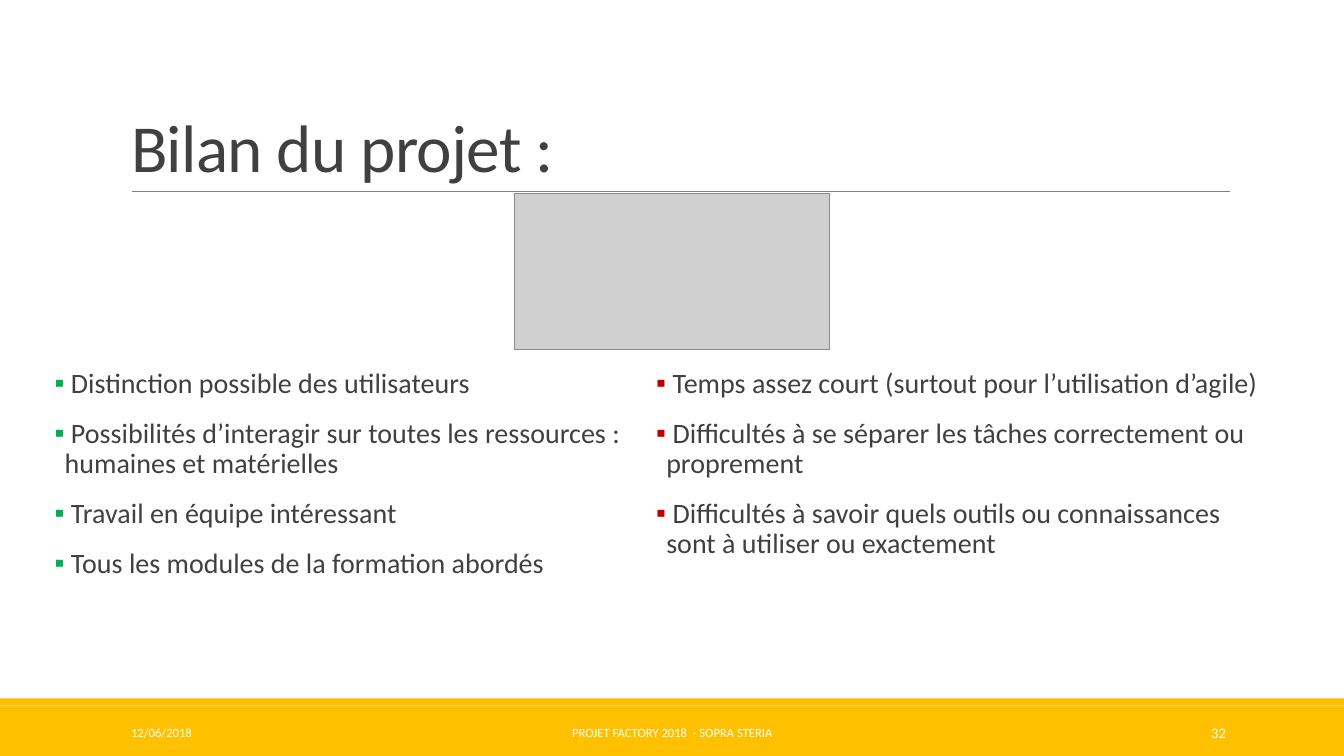
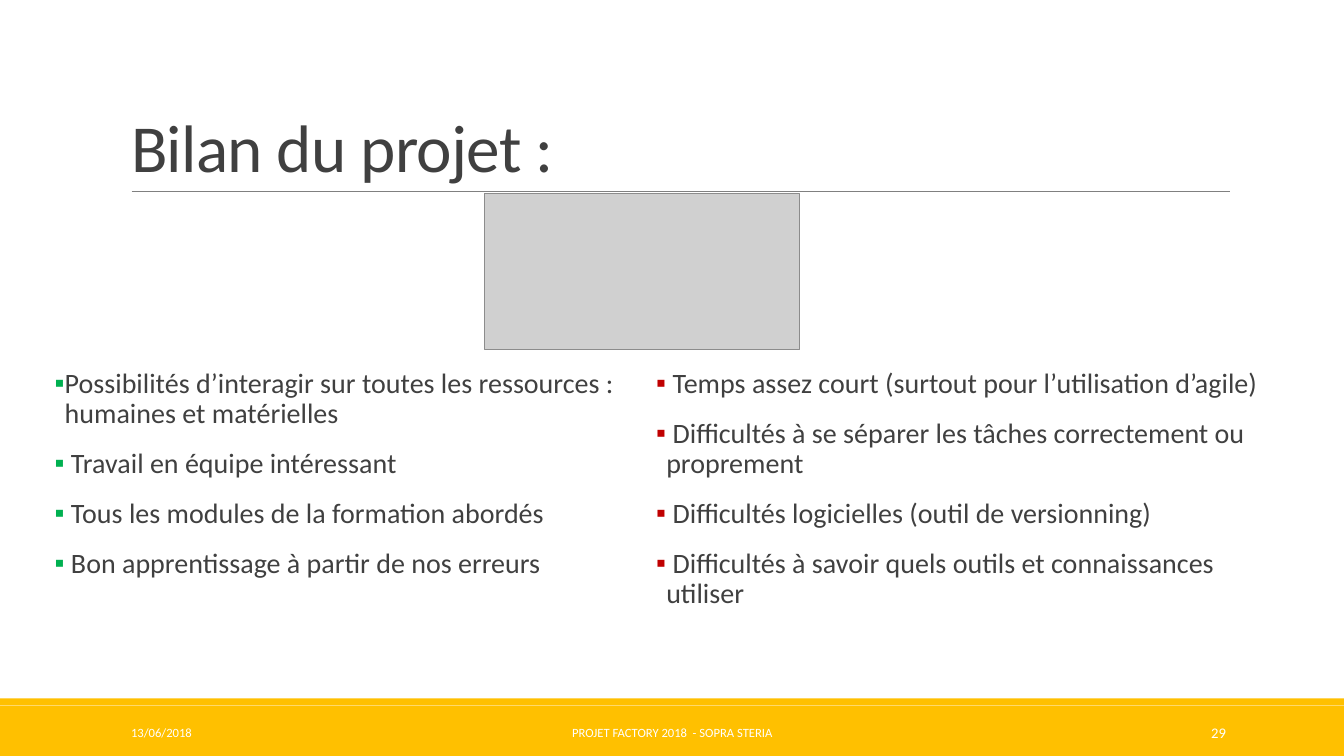
Before and after one commit to Pweting/ProjetFinalAAA, a slide deck: slide 29 of ProjetFinalAAA-Factory.pptx (slide 32 before the commit). Drawn at 1344x756 pixels with LibreOffice and Linux fonts; fonts in the diff are those of the drawing; grey boxes stand for pictures. Boxes give left, top, right and bottom in pixels: in the first picture for what was removed or moved away, otherwise in the second. Text is boxed around its words. In the diff, an @@ line names an element or a change of style, - is before the commit and + after.

Commit message:
Powerpoint corrigé ! et page accueil image

```diff
--- a/ProjetFinalAAA-Factory.pptx
+++ b/ProjetFinalAAA-Factory.pptx
@@ picture: place and size @@
-picture at [515, 194, 830, 349]
+picture at [484, 194, 799, 349]
@@ text at [71, 373, 469, 398]: paragraph removed @@
-▪ Distinction possible des utilisateurs
@@ text at [666, 503, 1214, 603]: text changed @@
-▪ Difficultés à savoir quels outils ou connaissances sont à utiliser ou exactement
+▪ Difficultés logicielles (outil de versionning)
+▪ Difficultés à savoir quels outils et connaissances utiliser
@@ text at [71, 553, 540, 578]: paragraph added @@
+▪ Bon apprentissage à partir de nos erreurs
@@ text at [131, 728, 192, 738]: text changed @@
-12/06/2018
+13/06/2018
@@ page number at [1211, 728, 1226, 738]: text changed @@
-32
+29
```
Also in this commit, not shown: 30 other slides changed, 3 slides added, 2 slides removed, 3 other files.
